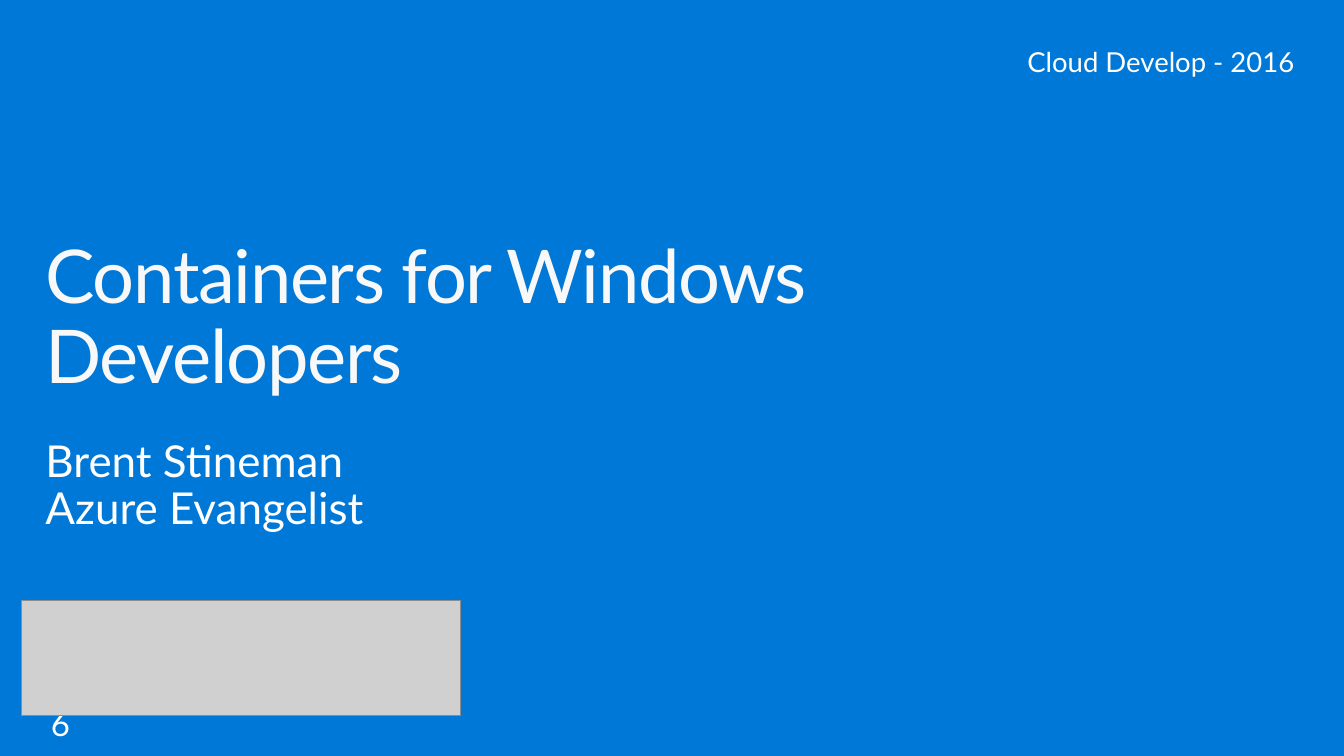
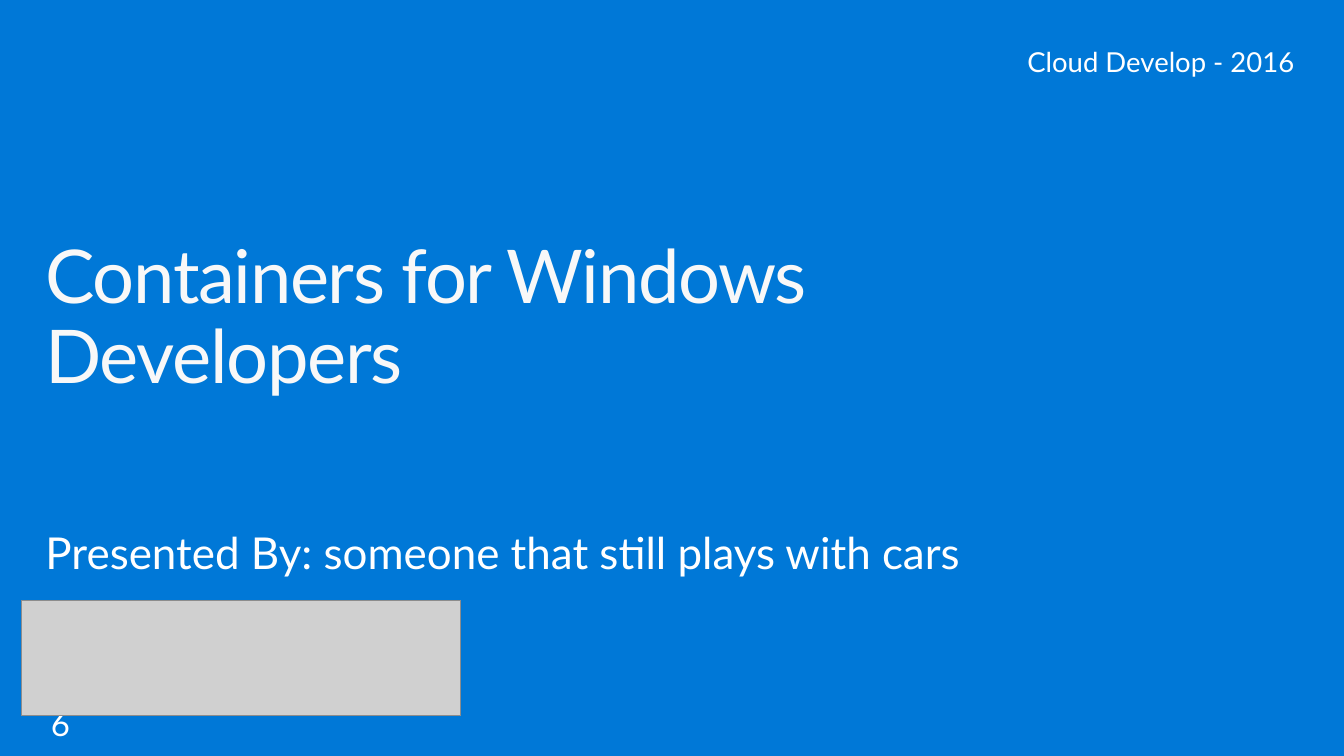
Before and after one commit to brentstineman/PersonalStuff, a slide deck: slide 1 of Presentations/ContainersForWindowsDevs.pptx. Drawn at 1344x756 pixels with LibreOffice and Linux fonts; fonts in the diff are those of the drawing; grey boxes stand for pictures; background and template pictures are left out. Boxes give left, top, right and bottom in pixels: in the first picture for what was removed or moved away, otherwise in the second. Text is boxed around its words. In the diff, an @@ line names an element or a change of style, - is before the commit and + after.

```diff
--- a/Presentations/ContainersForWindowsDevs.pptx
+++ b/Presentations/ContainersForWindowsDevs.pptx
@@ text at [45,536,960,577]: text changed @@
-Brent Stineman
-Azure Evangelist
+Presented By: someone that still plays with cars
```
Also in this commit, not shown: 9 other slides changed, 3 slides added, 3 slides removed.
